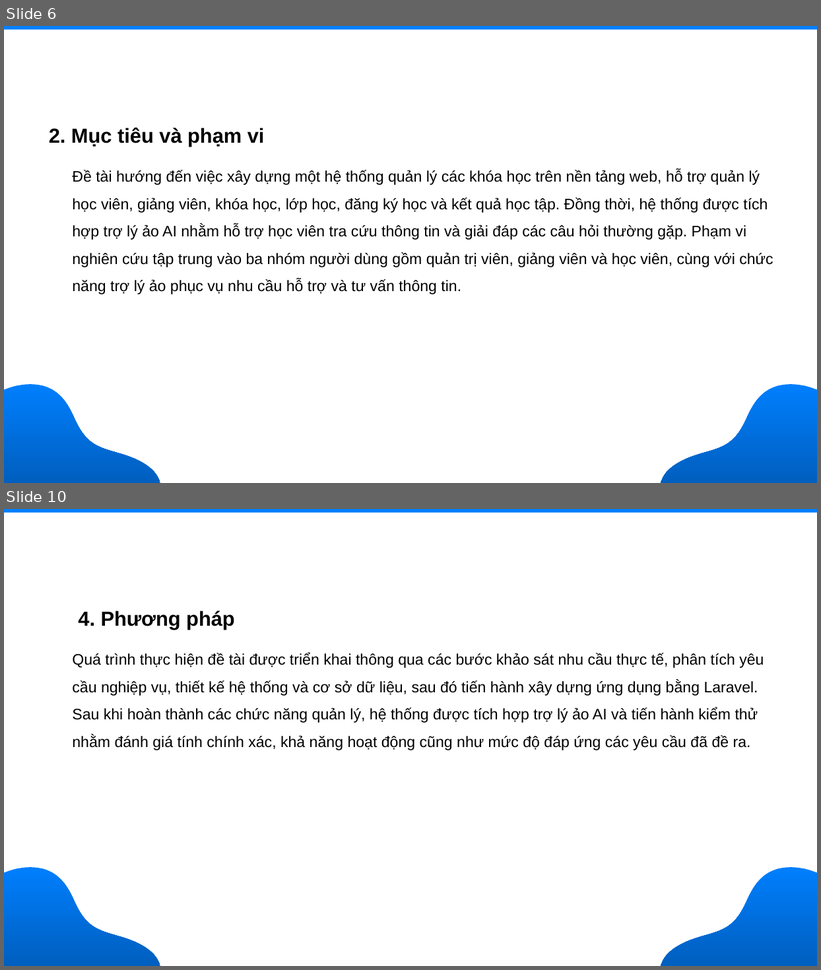
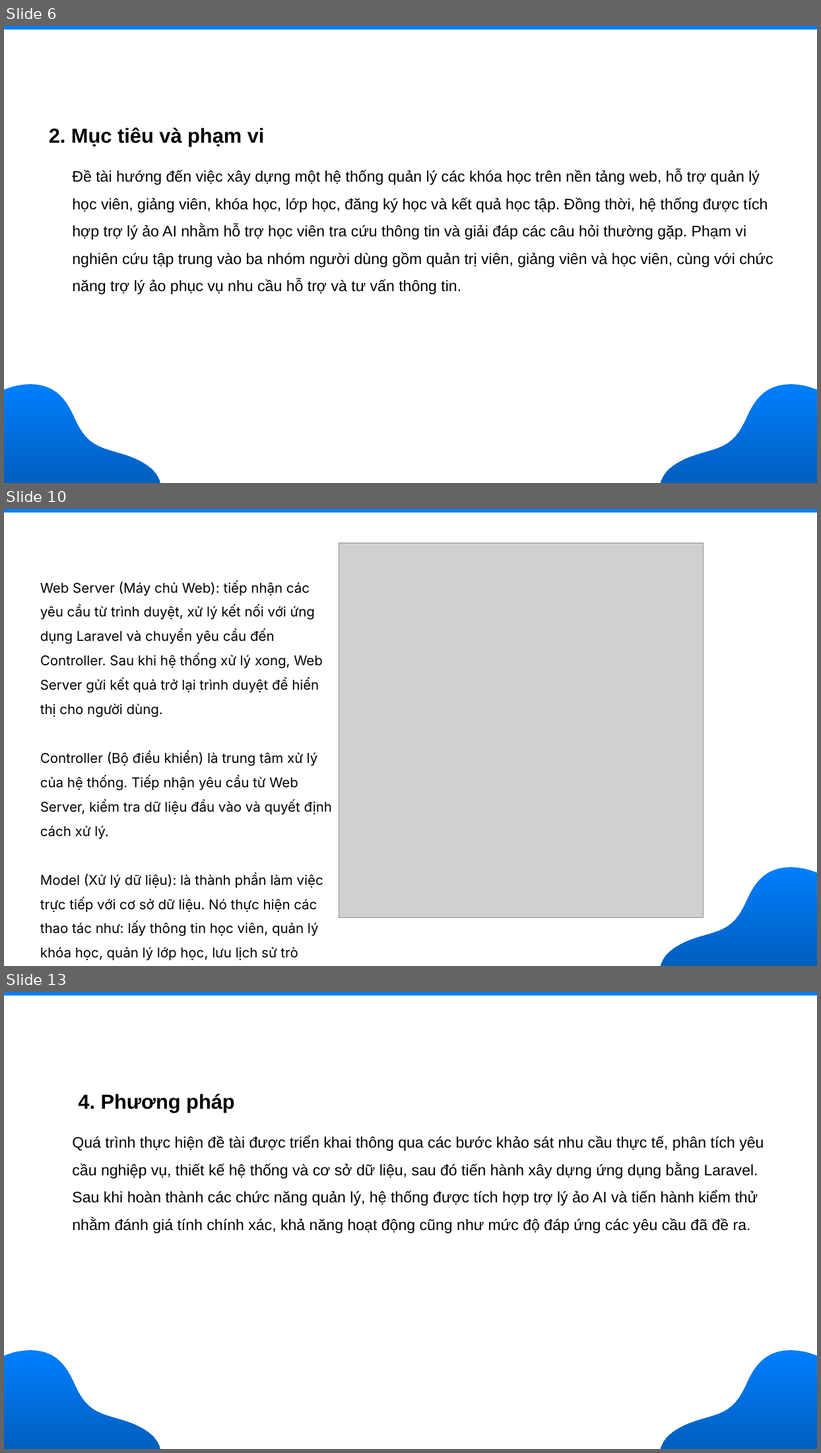
Before and after one commit to nguyendothanhloc/nguyendothanhloc-tn-da22ttd-110122105-nguyendothanhloc-xaydunghethongcotichhoptrolyaochottnn, a slide deck: docs/Slile.pptx. Shown one above the other, each under a label of ours: slides 6 and 10 before the commit, slides 6, 10 and 13 after it; the slides between them are not shown. The pictures are 821x970 and 821x1453 pixels, drawn with LibreOffice and Linux fonts; fonts in the diff are those of the drawing; grey boxes stand for pictures; background and template pictures are left out. Boxes give left, top, right and bottom in pixels: in the first picture for what was removed or moved away, otherwise in the second. Text is boxed around its words. In the diff, an @@ line names an element or a change of style, - is before the commit and + after.

```diff
--- a/docs/Slile.pptx
+++ b/docs/Slile.pptx
@@ slide 10 added at (x1=4, y1=509, x2=817, y2=966), background picture (left out) @@
@@ rectangle added at (x1=4, y1=509, x2=817, y2=513), fill #007FFE @@
@@ picture added at (x1=339, y1=543, x2=704, y2=918) @@
@@ text added at (x1=40, y1=581, x2=332, y2=961), 16 pt, text #000000 @@
+Web Server (Máy chủ Web): tiếp nhận các yêu cầu từ trình duyệt, xử lý kết nối với ứng dụng Laravel và chuyển yêu cầu đến Controller. Sau khi hệ thống xử lý xong, Web Server gửi kết quả trở lại trình duyệt để hiển thị cho người dùng.
+Controller (Bộ điều khiển) là trung tâm xử lý của hệ thống. Tiếp nhận yêu cầu từ Web Server, kiểm tra dữ liệu đầu vào và quyết định cách xử lý.
+Model (Xử lý dữ liệu): là thành phần làm việc trực tiếp với cơ sở dữ liệu. Nó thực hiện các thao tác như: lấy thông tin học viên, quản lý khóa học, quản lý lớp học, lưu lịch sử trò chuyện, thêm, sửa, xóa dữ liệu.
@@ freeform shape added at (x1=661, y1=866, x2=817, y2=966), fill gradient #007FFE to #005FBE @@
@@ what was slide 10 is now slide 13 @@
```
Also in this commit, not shown: 13 slides changed, 4 other slides added, 45 other files.
